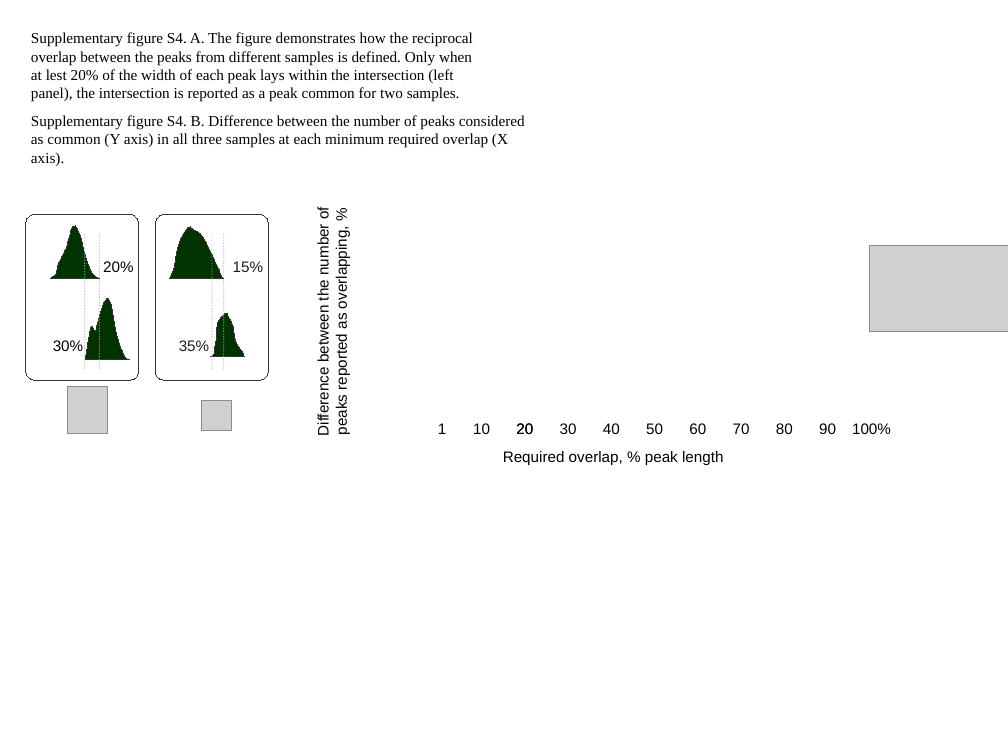
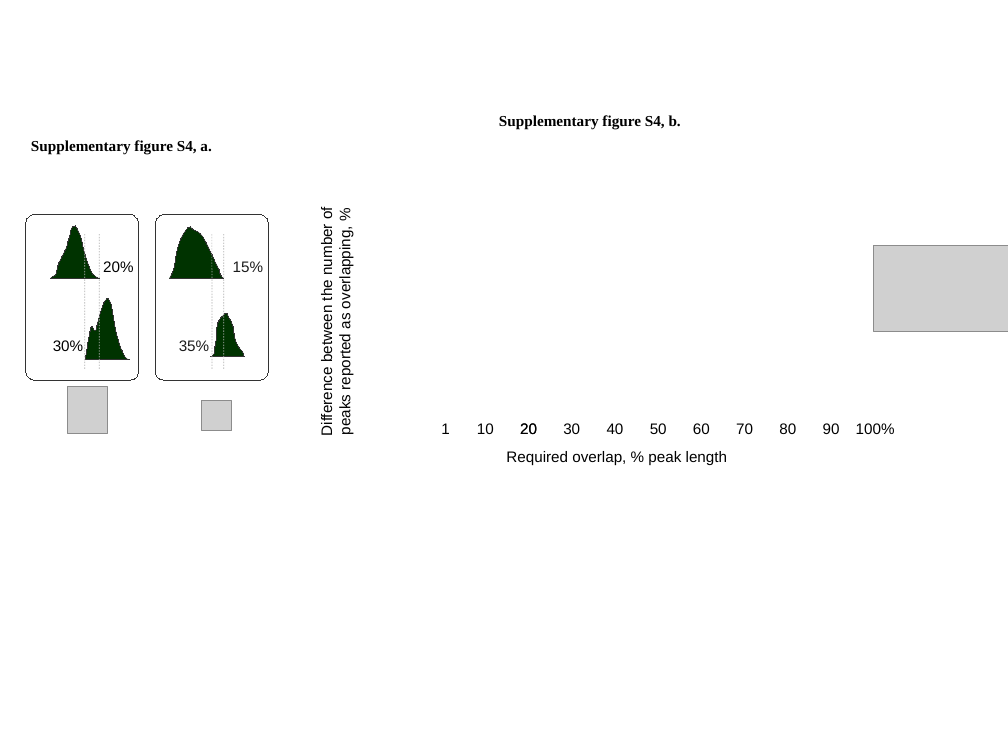
Before and after one commit to jknightlab/ATACseq_pipeline, a slide deck: slide 15 of Core_manuscript/Paper/Figures/ATAC_figures.odp (slide 16 before the commit). Drawn at 1008x756 pixels with LibreOffice and Linux fonts; fonts in the diff are those of the drawing; grey boxes stand for pictures. Boxes give left, top, right and bottom in pixels: in the first picture for what was removed or moved away, otherwise in the second. Text is boxed around its words. In the diff, an @@ line names an element or a change of style, - is before the commit and + after.

Commit message:
main and supplementary figures for the text

```diff
--- a/Core_manuscript/Paper/Figures/ATAC_figures.odp
+++ b/Core_manuscript/Paper/Figures/ATAC_figures.odp
@@ text removed at (x1=31, y1=32, x2=473, y2=102) @@
-Supplementary figure S4. A. The figure demonstrates how the reciprocal
-overlap between the peaks from different samples is defined. Only when
-at lest 20% of the width of each peak lays within the intersection (left
-panel), the intersection is reported as a peak common for two samples.
@@ text removed at (x1=31, y1=115, x2=525, y2=166) @@
-Supplementary figure S4. B. Difference between the number of peaks considered
-as common (Y axis) in all three samples at each minimum required overlap (X
-axis).
@@ text added at (x1=499, y1=115, x2=681, y2=130), 12 pt, text #000000, bold @@
+Supplementary figure S4, b.
@@ text added at (x1=31, y1=140, x2=211, y2=155), 12 pt, text #000000, bold @@
+Supplementary figure S4, a.
@@ 10 texts, 1 picture, 1 rectangle moved together from (x1=315, y1=208, x2=1008, y2=465) to (x1=318, y1=208, x2=1008, y2=465) @@
```
Also in this commit, not shown: 16 other slides changed, 22 slides removed, 1 other file.
